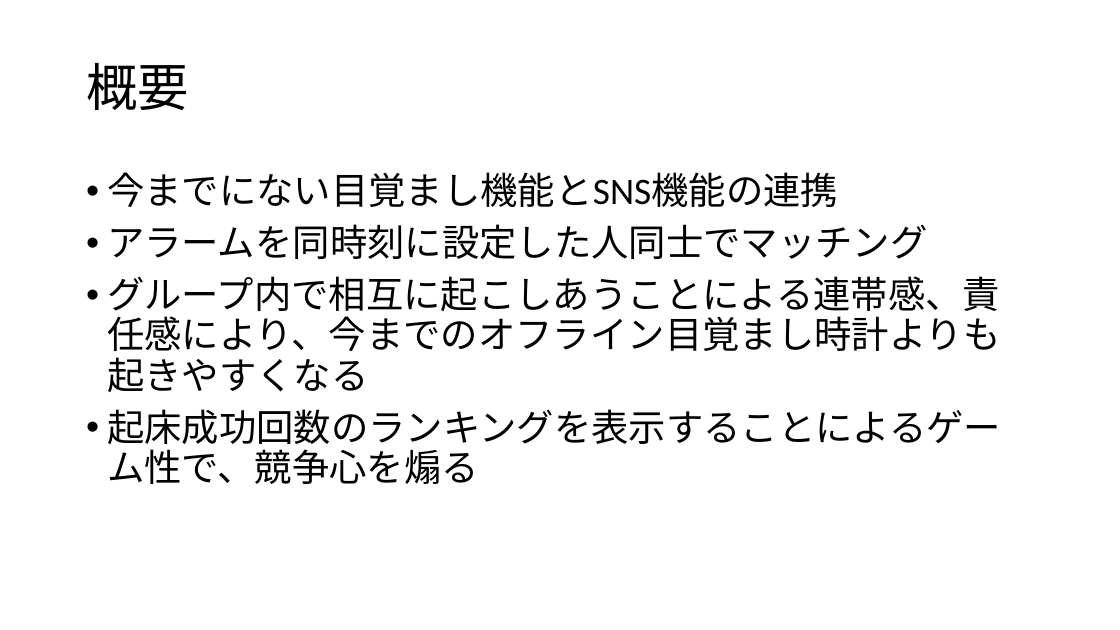
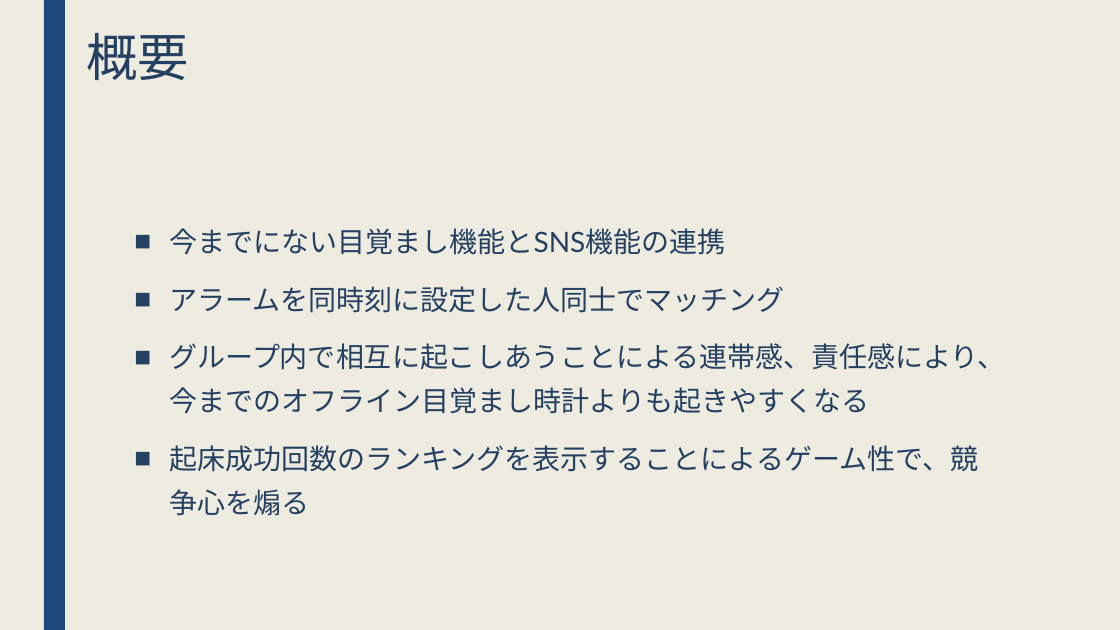
Before and after one commit to jack-app/jackhack2018_F, a slide deck: slide 2 of htmlcss/pptx/teamF.pptx. Drawn at 1120x630 pixels with LibreOffice and Linux fonts; fonts in the diff are those of the drawing. Boxes give left, top, right and bottom in pixels: in the first picture for what was removed or moved away, otherwise in the second. Text is boxed around its words. In the diff, an @@ line names an element or a change of style, - is before the commit and + after.

```diff
--- a/htmlcss/pptx/teamF.pptx
+++ b/htmlcss/pptx/teamF.pptx
@@ background #FFFFFF to #EEECE1 @@
@@ rectangle added at box(44, 0, 65, 630), fill #1F497D @@
@@ title "概要" at box(86, 33, 189, 80): font Calibri to Lato, text colour #000000 to #254061; line spacing 0.9 to 0.89; vertical alignment middle to top @@
@@ text "今までにない目覚まし機能とSNS機能の連携": place and size @@
-text "今までにない目覚まし機能とSNS機能の連携" at box(107, 172, 1001, 484)
+text "今までにない目覚まし機能とSNS機能の連携" at box(170, 228, 1006, 516)
@@ text "今までにない目覚まし機能とSNS機能の連携" at box(170, 228, 1006, 516): size 32 to 24.1 pt, font Calibri to Lato, text colour #000000 to #254061; bullet • to ■; line spacing 0.9 to 1.3; more space between paragraphs @@
```
Also in this commit, not shown: 5 other slides changed, 1 slide added, 1 slide removed.
